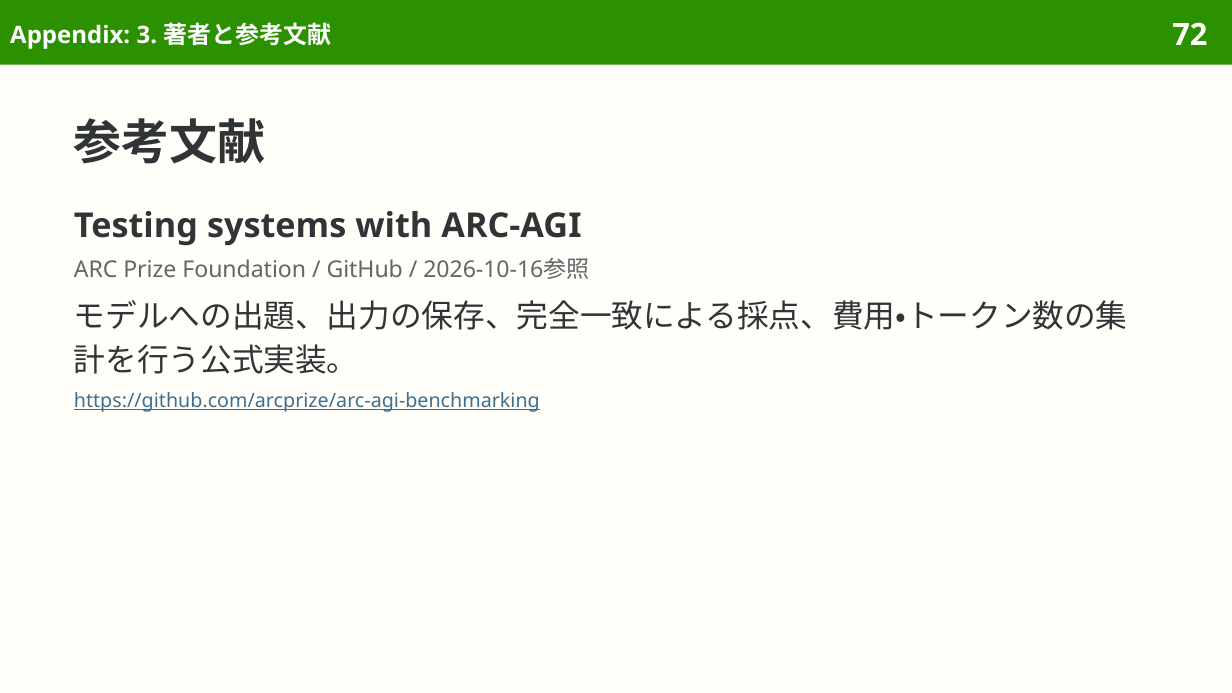
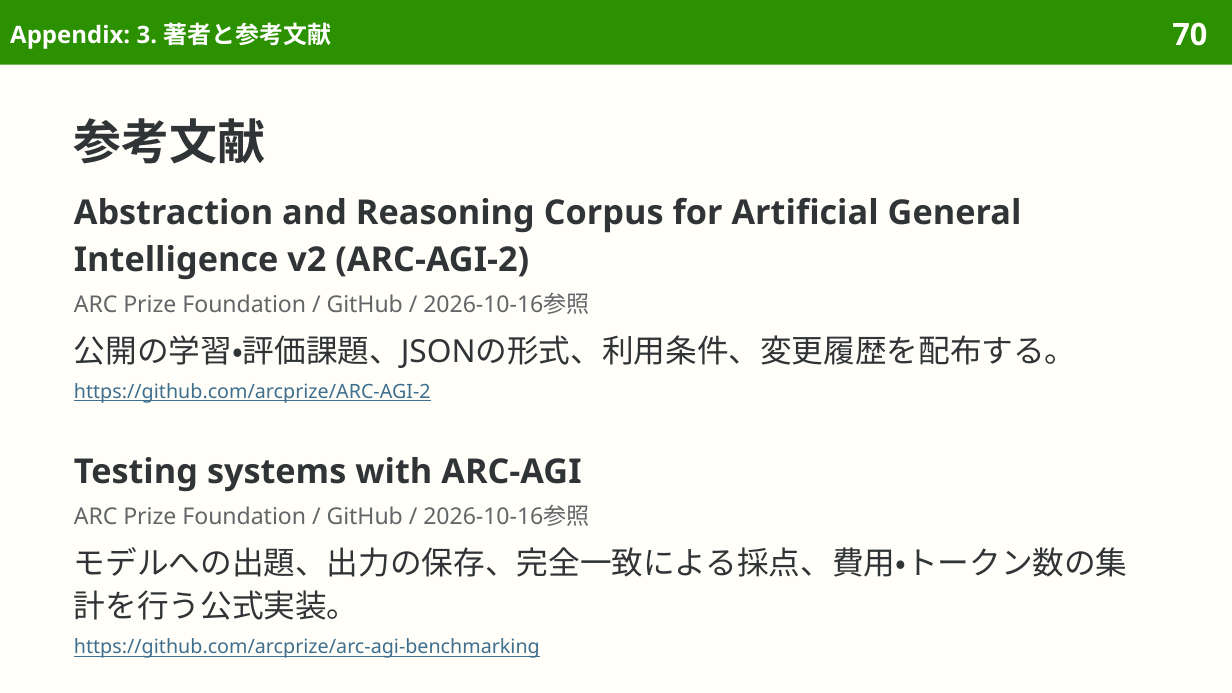
Before and after one commit to sasakiy84/datasets-in-10-minutes, a slide deck: slide 70 of slides/datasets-in-10-minutes-arc-agi-2.pptx (slide 72 before the commit). Drawn at 1232x693 pixels with LibreOffice and Linux fonts; fonts in the diff are those of the drawing. Boxes give left, top, right and bottom in pixels: in the first picture for what was removed or moved away, otherwise in the second. Text is boxed around its words. In the diff, an @@ line names an element or a change of style, - is before the commit and + after.

```diff
--- a/slides/datasets-in-10-minutes-arc-agi-2.pptx
+++ b/slides/datasets-in-10-minutes-arc-agi-2.pptx
@@ page number at [1172, 22, 1207, 46]: text changed @@
-72
+70
@@ text at [74, 198, 1022, 280]: text changed @@
-Testing systems with ARC-AGI
+Abstraction and Reasoning Corpus for Artificial General Intelligence v2 (ARC-AGI-2)
@@ text "Abstraction and Reasoning Corpus for ...": place and size @@
-text "Abstraction and Reasoning Corpus for ..." at [74, 211, 1128, 412]
+text "Abstraction and Reasoning Corpus for ..." at [74, 198, 1077, 403]
@@ text at [74, 335, 1077, 403]: text changed @@
-モデルへの出題、出力の保存、完全一致による採点、費用・トークン数の集計を行う公式実装。
-https://github.com/arcprize/arc-agi-benchmarking
+公開の学習・評価課題、JSONの形式、利用条件、変更履歴を配布する。
+https://github.com/arcprize/ARC-AGI-2
@@ text added at [74, 457, 1128, 658], 11.5 pt, text #303437 @@
+Testing systems with ARC-AGI
+ARC Prize Foundation / GitHub / 2026-10-16参照
+モデルへの出題、出力の保存、完全一致による採点、費用・トークン数の集計を行う公式実装。
+https://github.com/arcprize/arc-agi-benchmarking
```
Also in this commit, not shown: 2 other slides changed, 2 slides removed, 3 other files.
